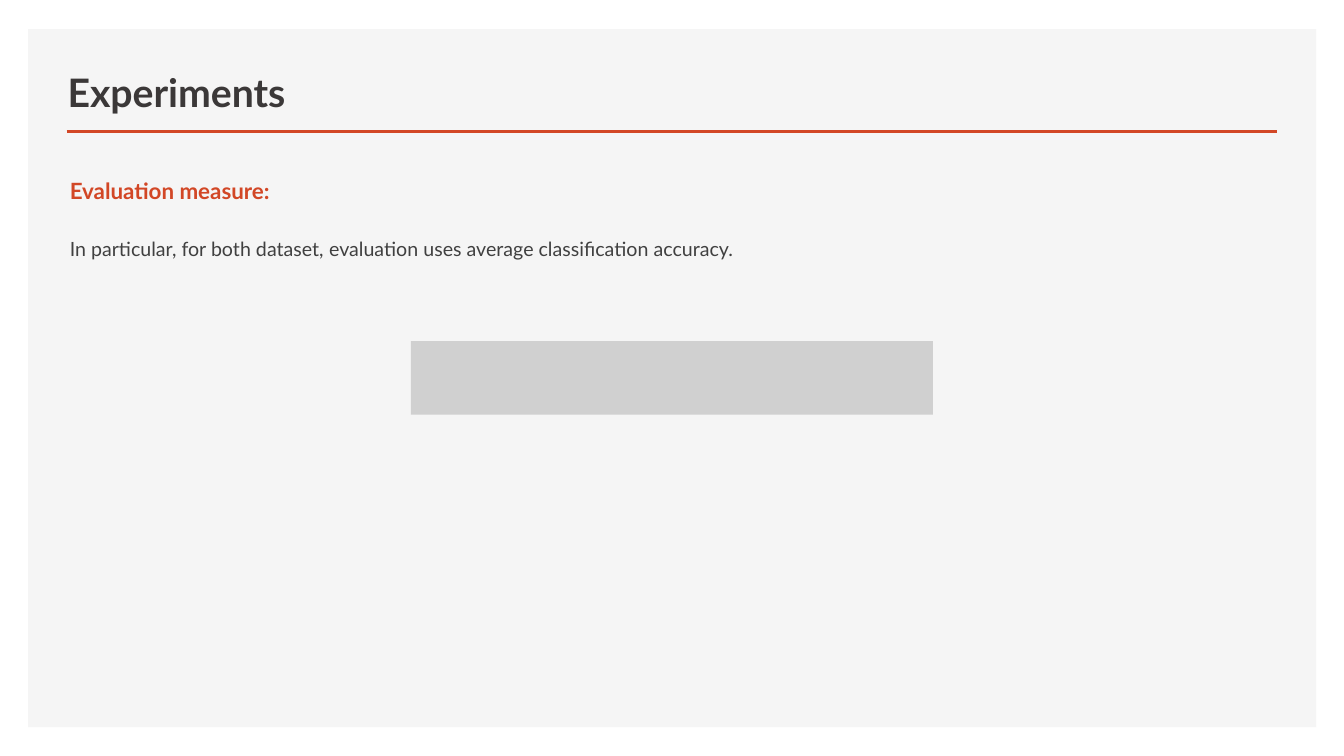
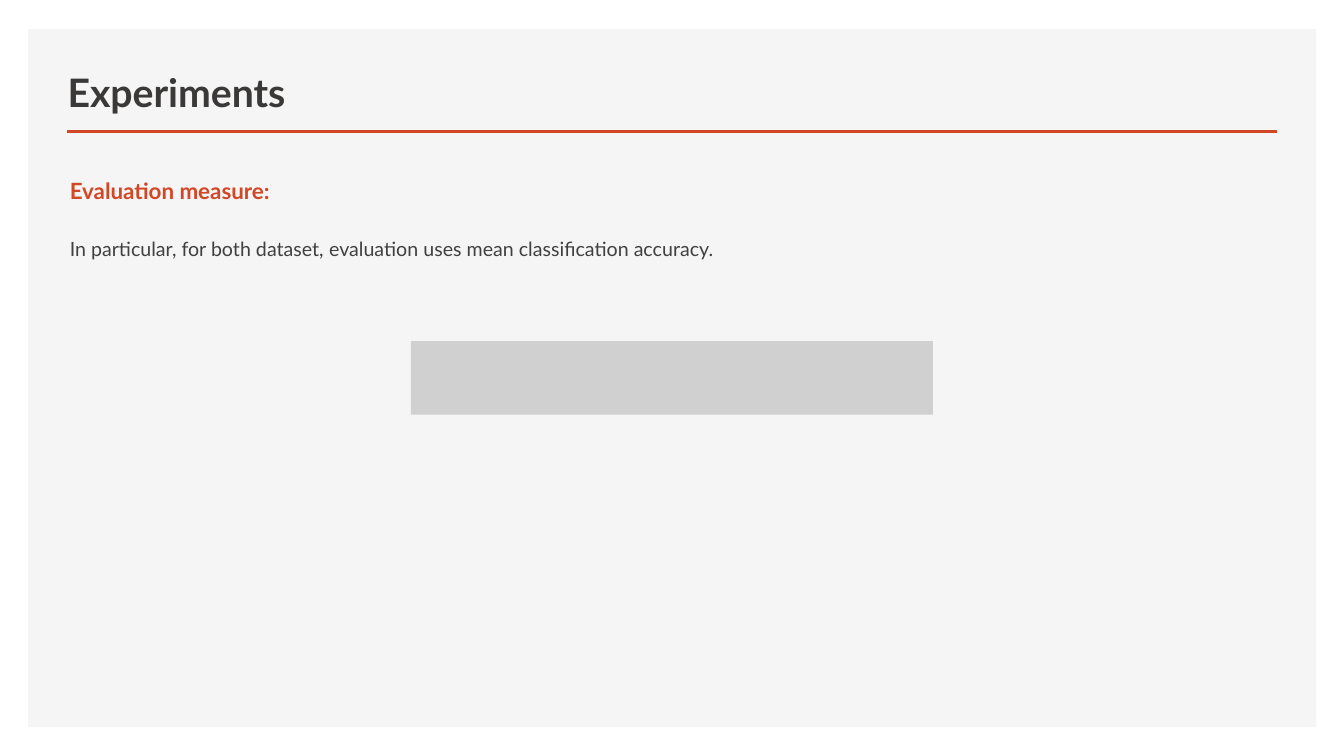
Before and after one commit to truongphucanh/material-classification, a slide deck: slide 13 of summary/thesis/thesis.pptx. Drawn at 1344x756 pixels with LibreOffice and Linux fonts; fonts in the diff are those of the drawing; grey boxes stand for pictures. Boxes give left, top, right and bottom in pixels: in the first picture for what was removed or moved away, otherwise in the second. Text is boxed around its words. In the diff, an @@ line names an element or a change of style, - is before the commit and + after.

```diff
--- a/summary/thesis/thesis.pptx
+++ b/summary/thesis/thesis.pptx
@@ text at <box>70,241,713,260</box>: text changed @@
-In particular, for both dataset, evaluation uses average classification accuracy.
+In particular, for both dataset, evaluation uses mean classification accuracy.
```
Also in this commit, not shown: 6 other slides changed, 2 slides added, 1 slide removed, 19 other files.
